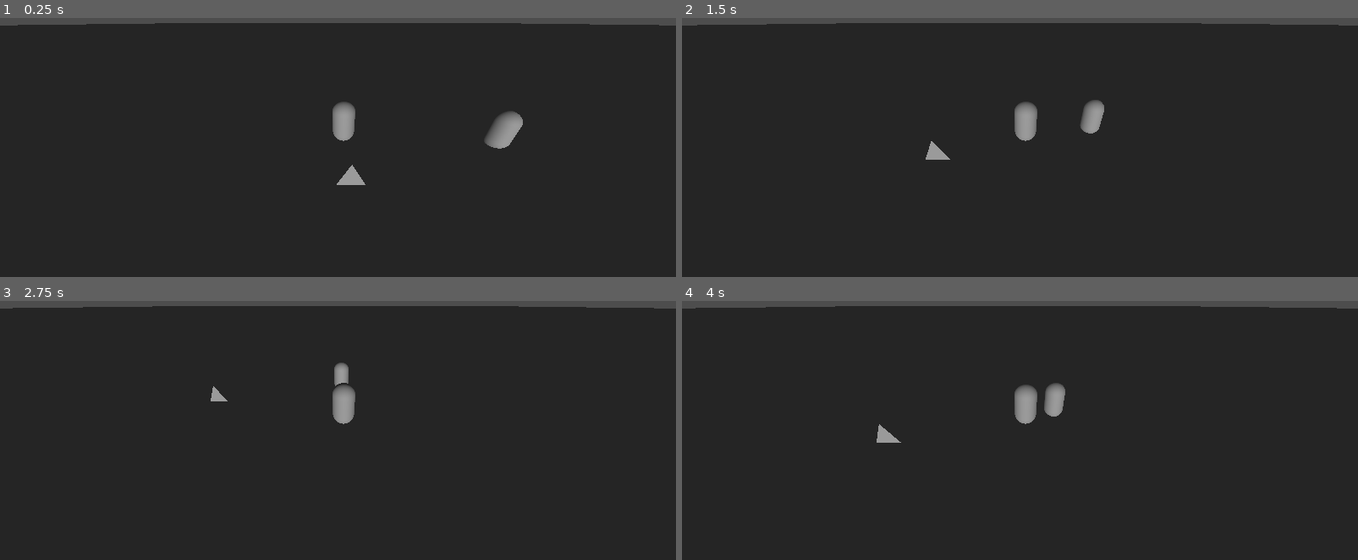
Above: before the commit, frames 1-4 (two rows, left to right).
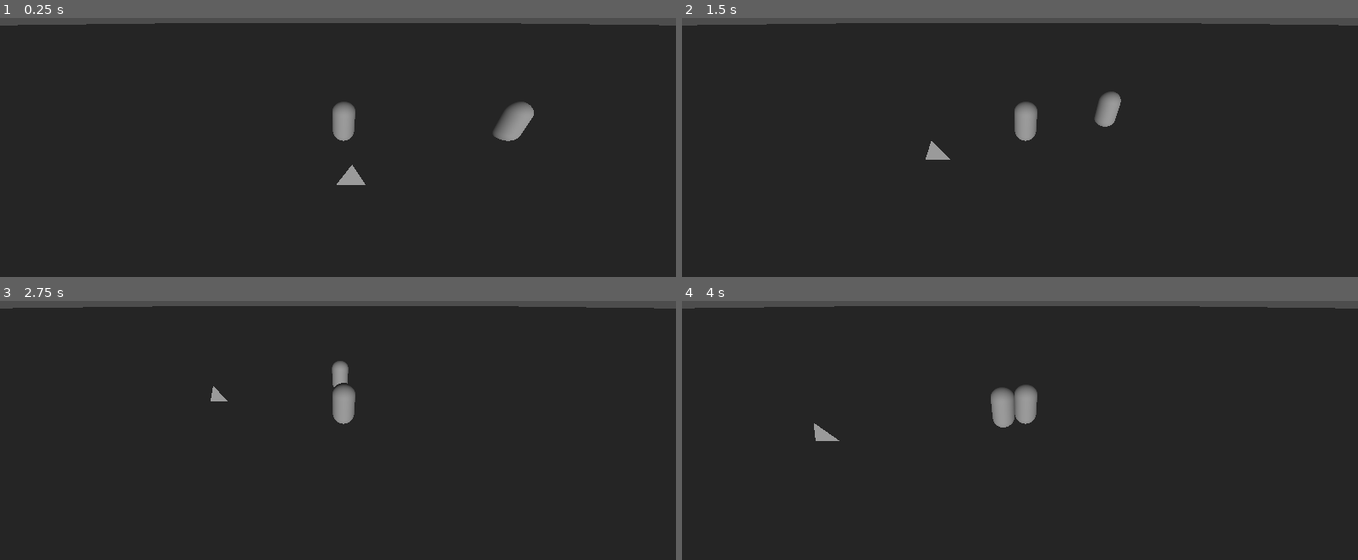
Above: after the commit, the same moments.

Repository: santosty25/Game-Jam-Horror-Game
Game: Godot game, scene res://Main/Main.tscn
Two runs of this game, one before a commit and one after it. Both use one fixed random seed, a clock stepped at 60 frames per second and the inputs below. This scene is started directly instead of the project's main scene.
Inputs:
- Up to frame 1 (0.25 s): no input
- Up to frame 2 (1.5 s): hold D (Right) 0.53-1.28 s; tap E (Interact) at 0.6, 1.35 s; hold S (Down) from 1.28 s (still down)
- Up to frame 3 (2.75 s): release S (Down) at 2.03 s; hold D (Right) from 2.03 s (still down); tap E (Interact) at 2.1 s
- Up to frame 4 (4 s): release D (Right) at 2.78 s; hold W (Up) 2.78-3.53 s; tap E (Interact) at 2.85, 3.6 s; hold A (Left) from 3.53 s (still down)

The runs differ from the first frame. In frame 1, 0.5% of the frame differs, in the area x 71-79%, y 32-51%; in frame 2, 0.6%; in frame 3, less than 0.1%; in frame 4, 1.1%, in the area x 1-97%, y 1-55%.
Error before the commit: Invalid access to property or key 'inside' on a base object of type 'CharacterBody3D (Player)'. (res://Monster/Monster.gd:27)

Commit message:
Added Monster Running From Player in Campfire

Diff:
--- a/Monster/Monster.gd
+++ b/Monster/Monster.gd
@@ -5,9 +5,10 @@
 @onready var faceDir = $FaceDirection
 
 const SPEED = 1.0
-const fleeDistance = 10.0
-const fleeTime = 5.0
 
+@export var fleeDistance = 10.0
+@export var fleeTime = 5.0
+@export var fleeInt = 5.0
 @export var turnSpeed = 4.0
 @export var damageInt = 1.0
 @export var damage = 5.0
@@ -24,7 +25,7 @@
 func _physics_process(delta):
 
 	if player:
-		if player.inside:
+		if player.getInside():
 			runAway(delta)
 		else:
 			chasePlayer(delta)
@@ -40,11 +41,15 @@
 	move_and_collide(velocity)
 
 func runAway(delta):
+	fleeTime -= delta
 	var runDir = (global_transform.origin - player.global_transform.origin).normalized()
 
 	var runVelocity = runDir * SPEED * delta
 	move_and_collide(runVelocity)
 
+	if fleeTime <= 0:
+		queue_free()
+		fleeTime = fleeInt
 
 func _on_attack_region_body_entered(body):
 	if body.is_in_group("Player"):
@@ -62,6 +67,3 @@
 		# reset timer
 		damageTimer = damageInt
 		player.takeDamage(damage)
-
-func despawn():
-	queue_free()
--- a/Player/player.gd
+++ b/Player/player.gd
@@ -14,6 +14,8 @@
 @onready var mesh = $"MeshInstance3D"
 @onready var collision = $"CollisionShape3D"
 @onready var camera = $"Camera3D"
+
+var inside = false
 
 func _ready():
 	stix = get_node("Stick")
@@ -45,3 +47,9 @@
 func takeDamage(damage):
 	health -= damage
 	print("Player took damage")
+
+func setInside(val):
+	inside = val
+
+func getInside():
+	return inside
--- a/campFire/safeArea.gd
+++ b/campFire/safeArea.gd
@@ -4,7 +4,6 @@
 var healing_rate = 1.0  # Health points per second
 var player = null  # Reference to the player, to be set when the player enters the area
 var monster = null
-var inside = false
 
 func _ready():
 	# Assuming "Player" is the player's node name in the main scene
@@ -17,16 +16,17 @@
 func _on_body_entered(body: Node3D) -> void:
 	if body.is_in_group("Player"):
 		print("Player entered the campfire area")
-		inside = true
+		player.setInside(true)
 
 func _on_body_exited(body: Node3D) -> void:
 	if body.is_in_group("Player"):
 		print("Player left the campfire area")
-		inside = false
+		player.setInside(false)
 
 func _process(delta):
 	# Apply healing over time if the player is inside the radius
-	if inside and player and is_instance_valid(player):
+	var ins = player.getInside()
+	if ins and player and is_instance_valid(player):
 		player.health += healing_rate * delta
 		print("Player healed by", healing_rate * delta)
 		print("Players health is now", player.health)
